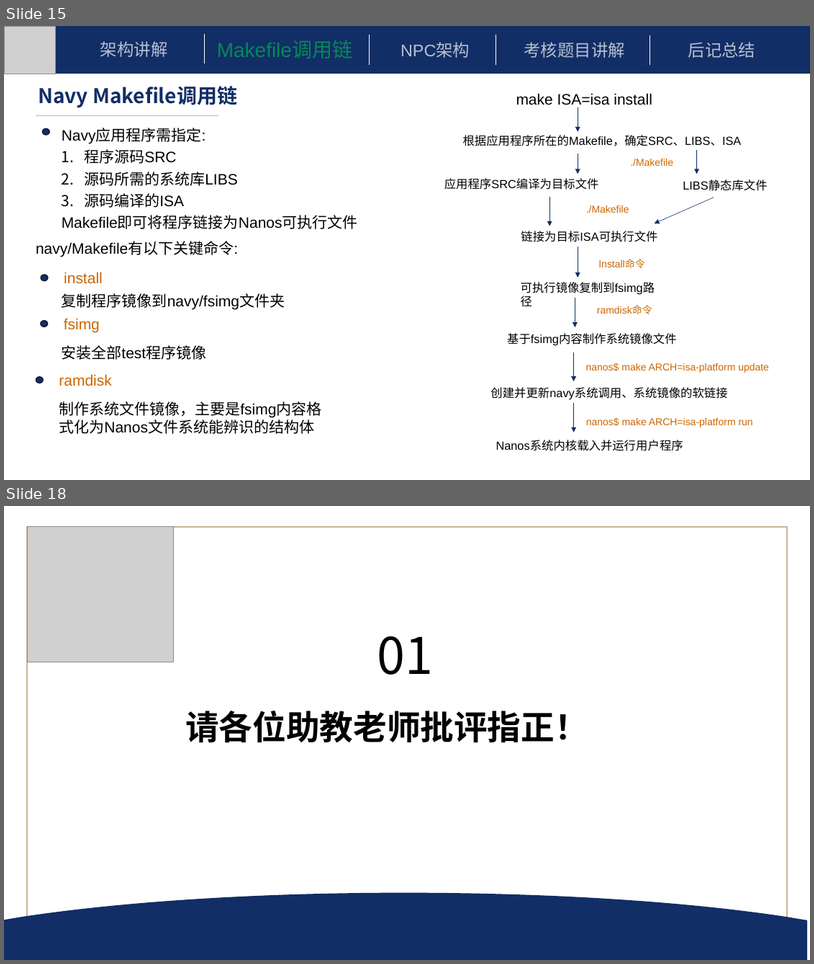
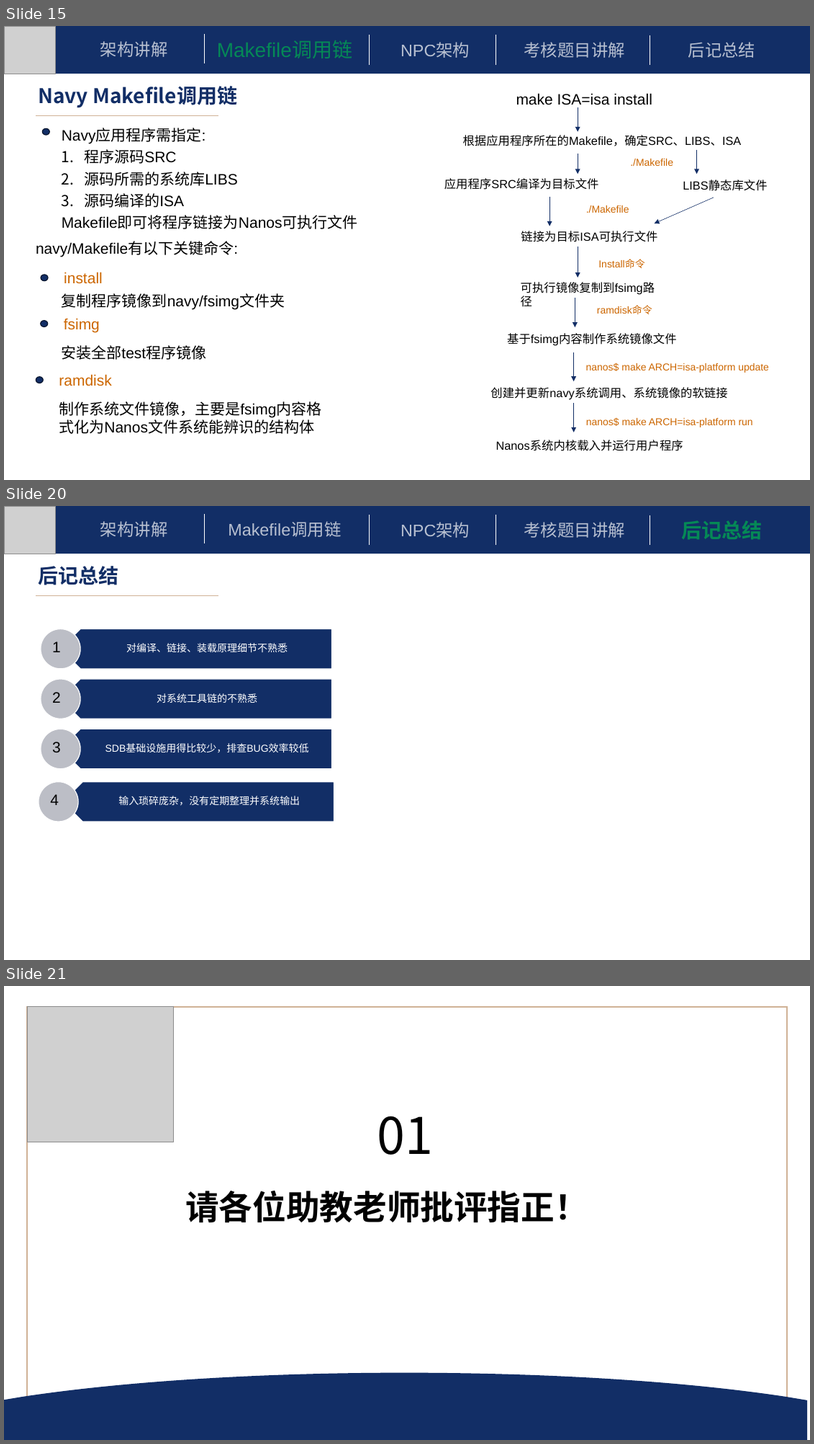
Before and after one commit to beautyseeker/YSYX, a slide deck: Misc/ysyx-C阶段答辩.pptx. Shown one above the other, each under a label of ours: slides 15 and 18 before the commit, slides 15, 20 and 21 after it; the slides between them are not shown. The pictures are 814x964 and 814x1444 pixels, drawn with LibreOffice and Linux fonts; fonts in the diff are those of the drawing; grey boxes stand for pictures. Boxes give left, top, right and bottom in pixels: in the first picture for what was removed or moved away, otherwise in the second. Text is boxed around its words. In the diff, an @@ line names an element or a change of style, - is before the commit and + after.

```diff
--- a/Misc/ysyx-C阶段答辩.pptx
+++ b/Misc/ysyx-C阶段答辩.pptx
@@ slide 20 added at bbox=[4, 506, 810, 960], background #FFFFFF @@
@@ rectangle added at bbox=[4, 506, 810, 554], fill #122E66 @@
@@ picture added at bbox=[4, 506, 55, 554] @@
@@ text added at bbox=[100, 521, 167, 537], 20 pt, text #FFFFFF at 70% opacity @@
+  架构讲解
@@ line added from (205, 514) to (205, 543), #FFFFFF 0.5 pt @@
@@ text added at bbox=[228, 522, 341, 537], 20 pt, text #FFFFFF at 70% opacity @@
+  Makefile调用链
@@ line added from (369, 515) to (369, 545), #FFFFFF 0.5 pt @@
@@ text added at bbox=[401, 523, 470, 538], 20 pt, text #FFFFFF at 70% opacity @@
+  NPC架构
@@ line added from (496, 515) to (496, 545), #FFFFFF 0.5 pt @@
@@ text added at bbox=[525, 522, 625, 538], 20 pt, text #FFFFFF at 70% opacity @@
+  考核题目讲解
@@ line added from (650, 515) to (650, 545), #FFFFFF 0.5 pt @@
@@ text added at bbox=[682, 520, 763, 540], 24 pt, text #00B050 at 70% opacity, bold @@
+  后记总结
@@ title added at bbox=[38, 566, 118, 585], 24 pt, text #122E66, bold @@
+后记总结
@@ line added from (36, 595) to (219, 595), #D0B296 0.5 pt @@
@@ group added at bbox=[39, 629, 334, 822]: 4 freeform shapes, 4 ellipses @@
+对编译、链接、装载原理细节不熟悉
+1
+对系统工具链的不熟悉
+2
+SDB基础设施用得比较少，排查BUG效率较低
+3
+输入琐碎庞杂，没有定期整理并系统输出
+4
@@ what was slide 18 is now slide 21 @@
```
Also in this commit, not shown: 9 slides changed, 2 other slides added.
